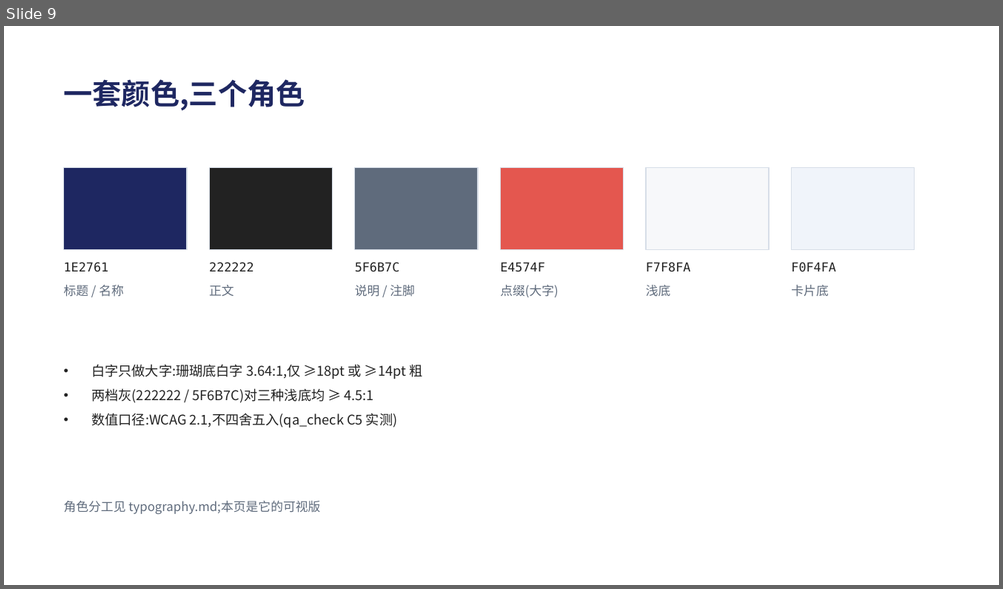
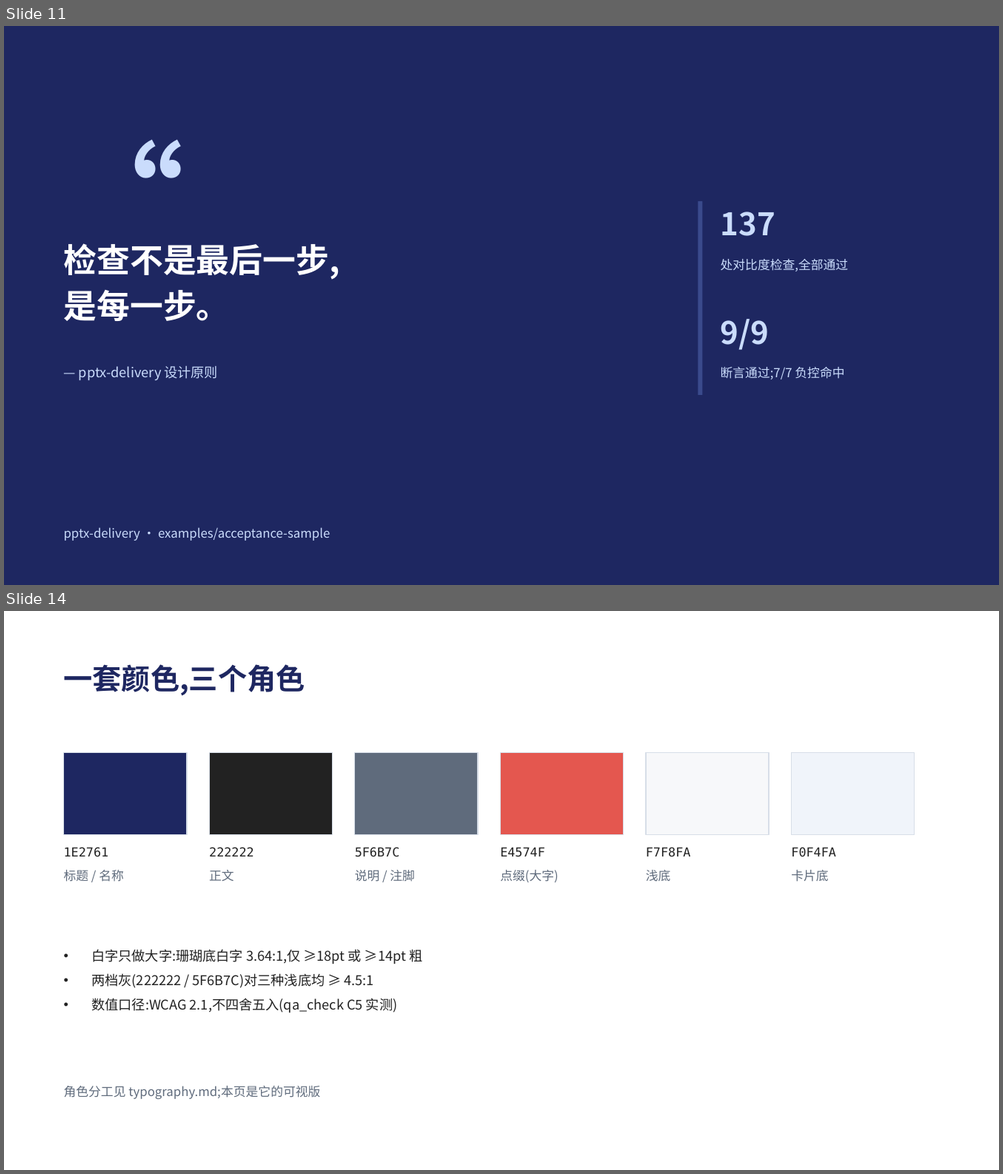
Before and after one commit to Tlaven/skill-repo, a slide deck: pptx-delivery/examples/acceptance-sample/deck.pptx. Shown one above the other, each under a label of ours: slide 9 before the commit, slides 11 and 14 after it; the slides between them are not shown. The pictures are 1003x589 and 1003x1174 pixels, drawn with LibreOffice and Linux fonts; fonts in the diff are those of the drawing. Boxes give left, top, right and bottom in pixels: in the first picture for what was removed or moved away, otherwise in the second. Text is boxed around its words. In the diff, an @@ line names an element or a change of style, - is before the commit and + after.

Commit message:
feat(pptx-delivery): 版式库脚手架(essentials 蒸馏)+ 示例重做为 15 页 12 原型
- 学习与蒸馏(essentials 完整版流程):StrategyU 14 版式库 + Deckary MBB 结构规则 +
  bento 综述 → docs/scaffolds/slide-patterns-essentials.md(候选待作者评审;12 条通例、
  来源分级;"bento 47% 留存"类引用标【待补证据】不予采信)
- 先尺子后提案:示例重做为 15 页 / 12 种原型(执行摘要、大数字、三支柱、chevron 流程、
  时间线、2×2 矩阵、仪表盘、双栏对比、记分卡、引用+证据、图+解读、终端块、色卡、封面/收尾);
  生成器新增点阵纹理(sharp Alpha)与 chevron / triangle / 环形等形状构件,两张图片 aspect 精确
- 判据当场生效:C5 拦下装饰性低对比引号(通例 8)→ 改 ice;记分卡"七项"→"八项"事实修正;
  三支柱补元信息层
- validate PASSED;两层断言 0/0(15 页);CHECK.md 重写(按 15 页版式逐条列检查点);
  SKILL.md 挂新版式脚手架入口

```diff
--- a/pptx-delivery/examples/acceptance-sample/deck.pptx
+++ b/pptx-delivery/examples/acceptance-sample/deck.pptx
@@ slide 11 added at bbox=[4, 26, 999, 585], background #1E2761 @@
@@ text added at bbox=[60, 138, 209, 258], 120 pt, text #CADCFC, bold @@
+“
@@ rectangle added at bbox=[698, 201, 703, 395], fill #3A4A8C @@
@@ text added at bbox=[720, 212, 775, 236], 30 pt, text #CADCFC, bold @@
+137
@@ text added at bbox=[64, 244, 340, 321], 32 pt, text #FFFFFF, bold @@
+检查不是最后一步,
+是每一步。
@@ text added at bbox=[720, 259, 848, 272], 12 pt, text #CADCFC @@
+处对比度检查,全部通过
@@ text added at bbox=[720, 319, 769, 350], 30 pt, text #CADCFC, bold @@
+9/9
@@ text added at bbox=[79, 366, 219, 380], 13 pt, text #CADCFC @@
+— pptx-delivery 设计原则
@@ text added at bbox=[720, 367, 844, 380], 12 pt, text #CADCFC @@
+断言通过;7/7 负控命中
@@ text added at bbox=[64, 528, 330, 541], 12 pt, text #CADCFC @@
+pptx-delivery · examples/acceptance-sample
@@ what was slide 9 is now slide 14 @@
```
Also in this commit, not shown: 4 slides changed, 8 other slides added, 5 slides removed, 23 other files.
